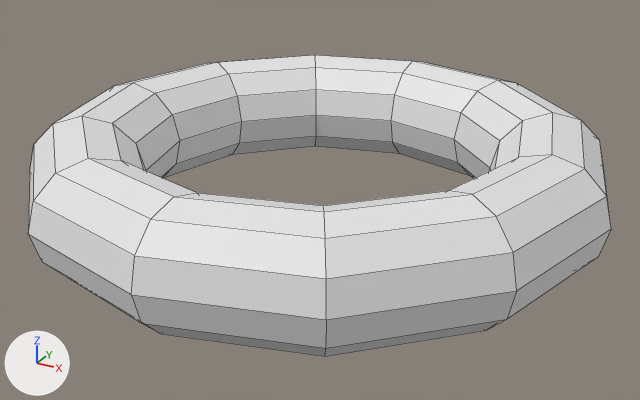
A saved change to the FBX model Assets/Models/ClockMinus.fbx.
The view is the same before and after, from a 50 mm lens placed at (3.87, 8.17, 4.29), pointed at (-0.95, 16.94, -0.09). Lighting does not change. The marker at lower left points along +X, +Y and +Z. The picture after the commit comes second. Mesh edges are drawn as thin lines. Where no turn or scale is listed for an object, it has been applied to the vertices.

In view in the first picture: 'ClockMinus'.
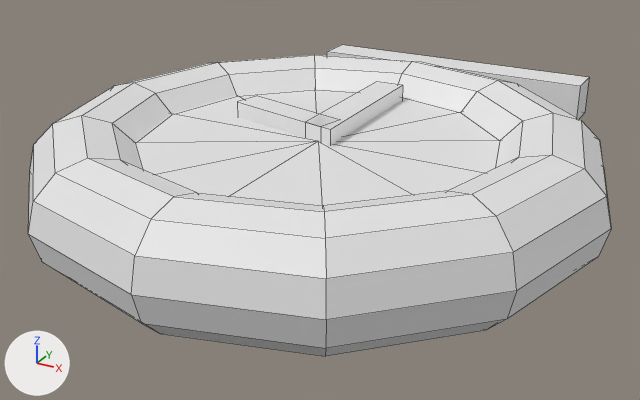
The newer file is also turned or shifted as a whole; pictures and numbers use the older file's frame.

Pixel boxes (x1, y1, x2, y2) of what changed, in the pictures (640 x 400 px):
'Cylinder', added
    after: (135, 89, 501, 206)
'Cube.002', added
    after: (327, 45, 589, 119)
'Cube', added
    after: (305, 82, 403, 146)
'Cube.001', added
    after: (237, 96, 339, 143)

Edits to the bpy script that builds the scene:
```text
Add me_cube_003:
    me_cube_003.from_pydata([(-0.645, 0.341, 0.544), (-0.645, 0.341, -0.544), (-0.73, 0.004, 0.544), (-0.73, 0.004, -0.544), (0.73, -0.004, 0.544), (0.73, -0.004, -0.544), (0.645, -0.336, 0.544), (0.645, -0.336, -0.544)], [], [(0, 1, 3, 2), (2, 3, 7, 6), (6, 7, 5, 4), (4, 5, 1, 0), (2, 6, 4, 0), (7, 3, 1, 5)])
Add me_cylinder_003:
    me_cylinder_003.from_pydata(...)  # a 12-sided cylinder along z spanning x -1.0..1.0, y -1.0..1.0, z -1.0..1.0
Add me_cube_002:
    me_cube_002.from_pydata([(0.19, 1.01, 0.54), (0.19, 1.01, -0.54), (-0.19, 1.01, 0.54), (-0.19, 1.01, -0.54), (0.19, -1.01, 0.54), (0.19, -1.01, -0.54), (-0.19, -0.92, 0.54), (-0.19, -0.92, -0.54)], [], [(0, 1, 3, 2), (2, 3, 7, 6), (6, 7, 5, 4), (4, 5, 1, 0), (2, 6, 4, 0), (7, 3, 1, 5)])
Add me_cube_004:
    me_cube_004.from_pydata(...)  # a box spanning x -1.0..1.0, y -1.0..1.0, z -1.0..1.0
Add ob_cube_001:
    ob_cube_001 = bpy.data.objects.new('Cube.001', me_cube_003)
    ob_cube_001.location = (-1.427, 16.993, 0.427)
Add ob_cylinder:
    ob_cylinder = bpy.data.objects.new('Cylinder', me_cylinder_003)
    ob_cylinder.location = (-0.831, 16.689, 0.427)
    ob_cylinder.rotation_euler = (-3.142, 0.0, 1.571)  # degrees (-180, 0, 90)
    ob_cylinder.scale = (-2.7, -2.7, -0.348)
Add ob_cube:
    ob_cube = bpy.data.objects.new('Cube', me_cube_002)
    ob_cube.location = (-0.831, 17.635, 0.427)
Add ob_cube_002:
    ob_cube_002 = bpy.data.objects.new('Cube.002', me_cube_004)
    ob_cube_002.location = (-0.831, 20.95, 0.427)
    ob_cube_002.rotation_euler = (0.0, 0.0, -1.571)  # degrees (0, 0, -90)
    ob_cube_002.scale = (-0.263, -2.05, -0.273)
```
